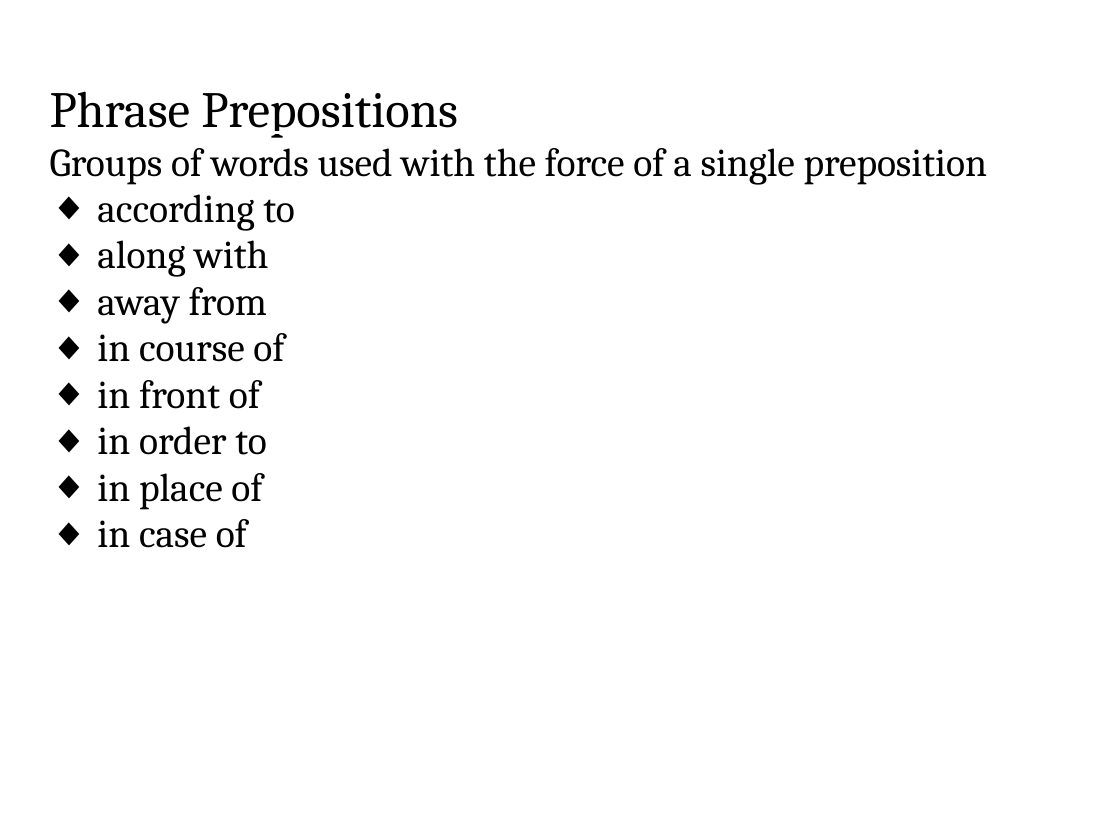
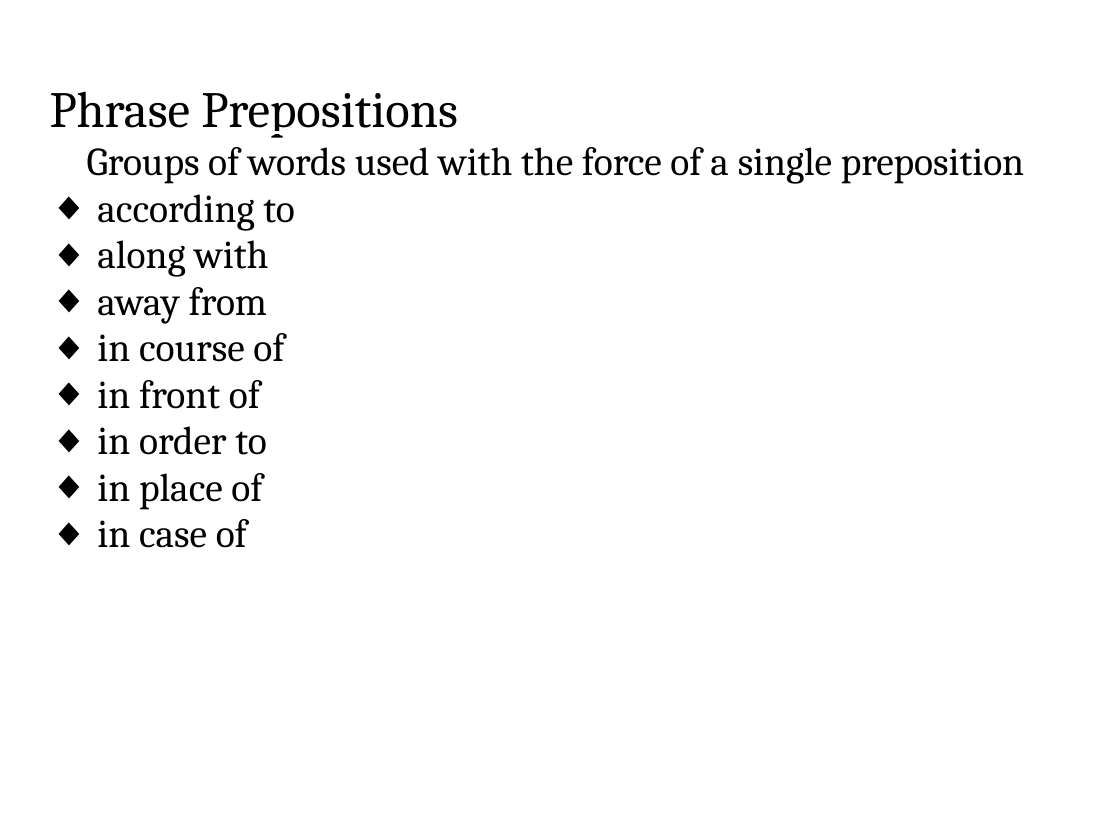
Before and after one commit to ADILp6/IBIT, a slide deck: slide 34 of Saturday_Monday_Wednesday/Class_6_16_February_2019/Parts_of_Speech.pptx. Drawn at 1120x840 pixels with LibreOffice and Linux fonts; fonts in the diff are those of the drawing. Boxes give left, top, right and bottom in pixels: in the first picture for what was removed or moved away, otherwise in the second. Text is boxed around its words. In the diff, an @@ line names an element or a change of style, - is before the commit and + after.

```diff
--- a/Saturday_Monday_Wednesday/Class_6_16_February_2019/Parts_of_Speech.pptx
+++ b/Saturday_Monday_Wednesday/Class_6_16_February_2019/Parts_of_Speech.pptx
@@ text in free at (87, 147, 1025, 184): indent changed @@
```
Also in this commit, not shown: 8 other slides changed, 9 other files.
